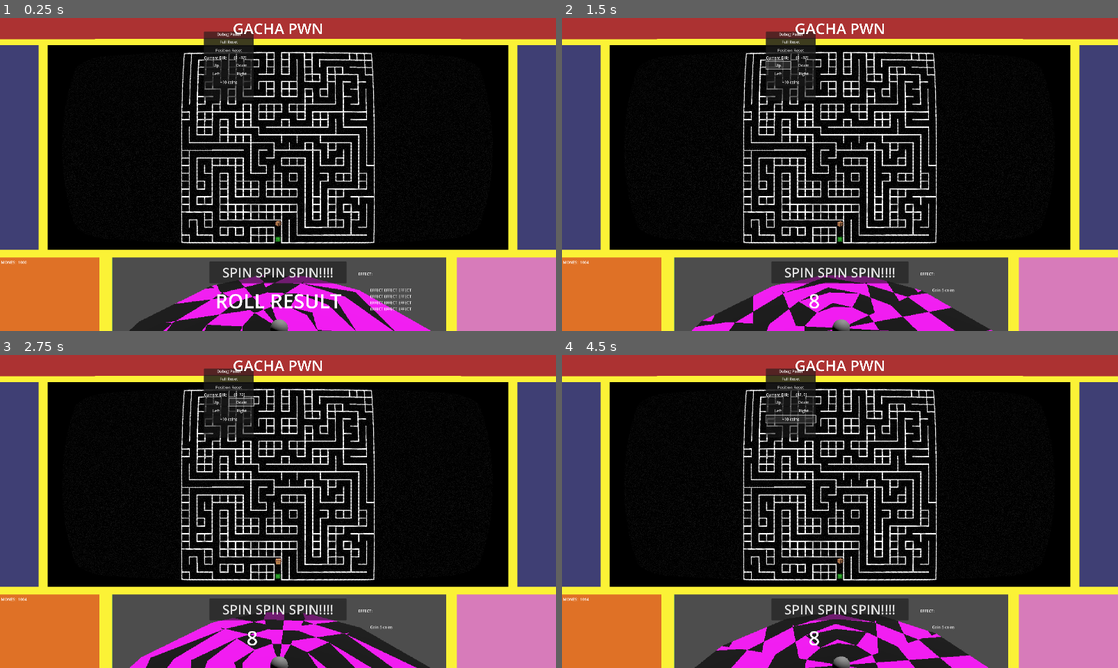
Above: before the commit, frames 1-4 (two rows, left to right).
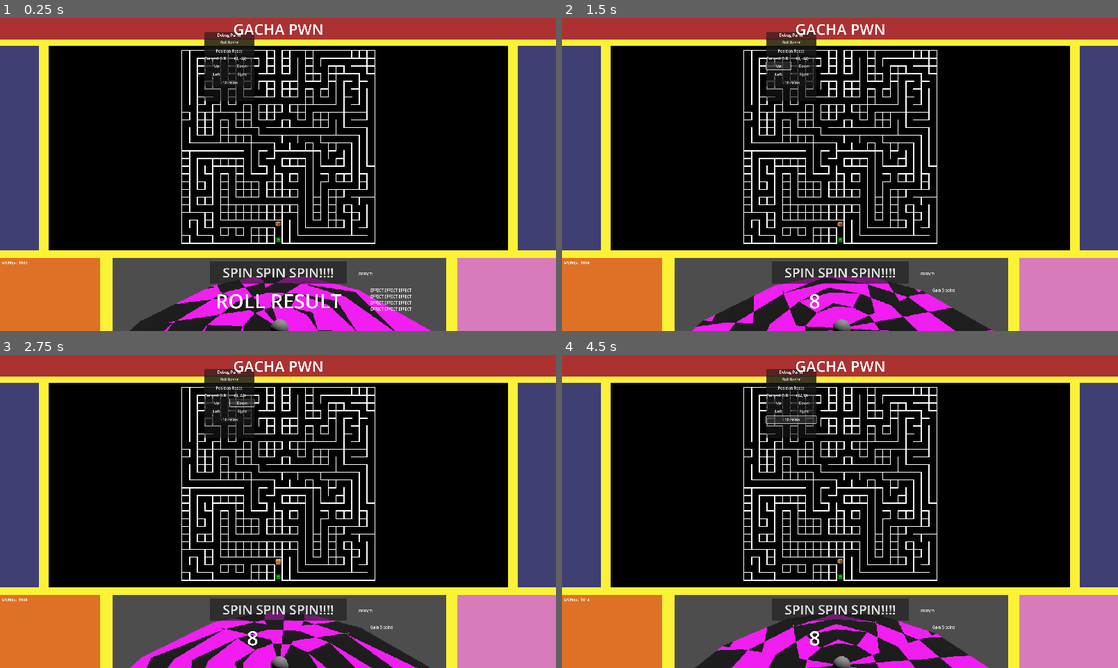
Above: after the commit, the same moments.

Repository: kronoskrull/Untitled-Gacha-game
Game: Godot game, scene res://Level/level.tscn
The game is run twice, just before and just after one commit, with the same random seed, the same clock (stepped at 60 frames per second) and the same inputs. The engine's default icon, where the game draws it, is replaced by a stand-in: a white triangle on a blue panel in a dark square.
Inputs:
- Up to frame 1 (0.25 s): no input
- Up to frame 2 (1.5 s): click "SPIN SPIN SPIN!!!!" at 0.5 s; click "Up" at 1.25 s
- Up to frame 3 (2.75 s): click "Down" at 2 s
- Up to frame 4 (4.5 s): click "Left" at 2.75 s; click "Right" at 3.5 s; click "+10 coins" at 4.25 s

The runs differ from the first frame. In frame 1, 7.9% of the frame differs, in the area x 0-100%, y 1-100%; in frame 2, 7.6%; in frame 3, 7.6%; in frame 4, 7.7%.

Commit message:
WIP 3d conversion

Diff:
--- a/Level/level.gd
+++ b/Level/level.gd
@@ -1,10 +1,10 @@
-extends Node2D
+extends Node3D
 
 @onready var player: Node2D = $player
 var playerDIR: Vector2 = Vector2(0, -32)
 @onready var curDIRLabel: Label = $Control/debugPanel/VBoxContainer/curDIRlabel/curDIR
 
-var obtainablePause: bool = true
+var obtainablePause: bool = false
 @onready var fadeRect: ColorRect = $fadeRect
 
 var canSpin: bool = true
@@ -104,8 +104,9 @@
 		for i in distance:
 			i = distance
 			if i > 0:
+				await pauseForObtainable()
 				player.position = Vector2(player.position.x + playerDIR.x, player.position.y + playerDIR.y)
-				await pauseForObtainable()
+
 				await get_tree().create_timer(0.6).timeout
 				distance -= 1
 		canSpin = true
--- a/Level/level.tscn
+++ b/Level/level.tscn
@@ -54,7 +54,7 @@
 
 [sub_resource type="StyleBoxEmpty" id="StyleBoxEmpty_swrcy"]
 
-[node name="level" type="Node2D"]
+[node name="level" type="Node3D"]
 script = ExtResource("1_rljoh")
 money = 1000
 
@@ -66,6 +66,7 @@
 
 [node name="Camera3D" type="Camera3D" parent="3Dlevel/SubViewport"]
 transform = Transform3D(1, 0, 0, 0, 0.864459, 0.502703, 0, -0.502703, 0.864459, 0, 5.09885, 4.65409)
+current = true
 fov = 34.2778
 
 [node name="DirectionalLight3D" type="DirectionalLight3D" parent="3Dlevel"]
@@ -105,6 +106,7 @@
 shape = SubResource("RectangleShape2D_htn7m")
 
 [node name="Maze1_0" type="Sprite2D" parent="."]
+visible = false
 material = SubResource("ShaderMaterial_tcoxg")
 position = Vector2(1150, 536)
 scale = Vector2(2, 2)
@@ -981,8 +983,14 @@
 [node name="obtainables" type="Node2D" parent="."]
 
 [node name="obtainable" parent="obtainables" instance=ExtResource("13_2xnj0")]
-position = Vector2(1153, 852)
+position = Vector2(1152, 852)
 scale = Vector2(2, 2)
+
+[node name="Camera3D" type="Camera3D" parent="."]
+transform = Transform3D(1, 0, 0, 0, 1, 0, 0, 0, 1, 0, 2.32714, 11.5282)
+
+[node name="CSGBox3D" type="CSGBox3D" parent="."]
+transform = Transform3D(1, 0, 0, 0, 0.914642, 0.404264, 0, -0.404264, 0.914642, 0, 2.15805, 10.2964)
 
 [connection signal="pressed" from="Control/1spinButton" to="." method="_on_spin_button_pressed"]
 [connection signal="pressed" from="Control/debugPanel/VBoxContainer/resetbutton" to="." method="_on_resetbutton_pressed"]
